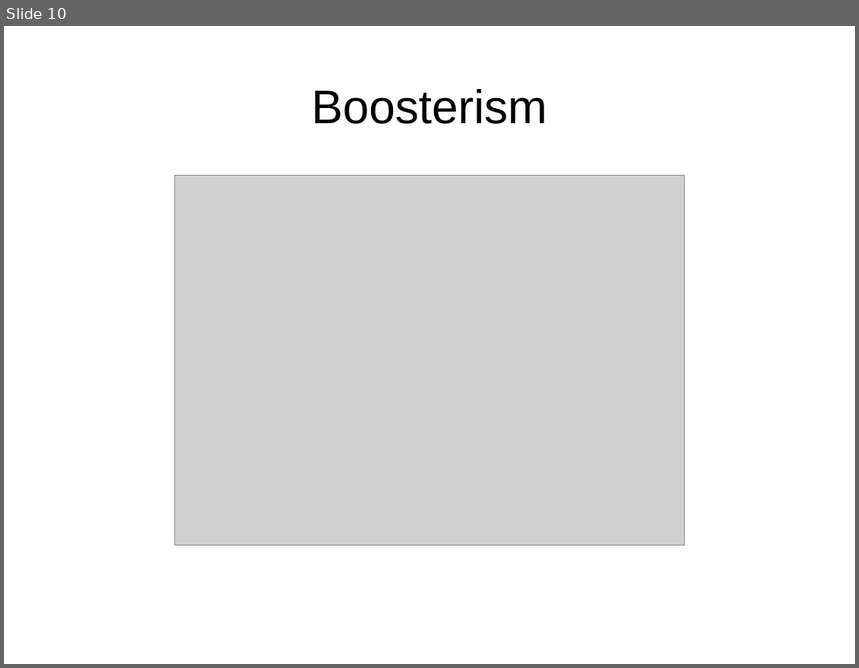
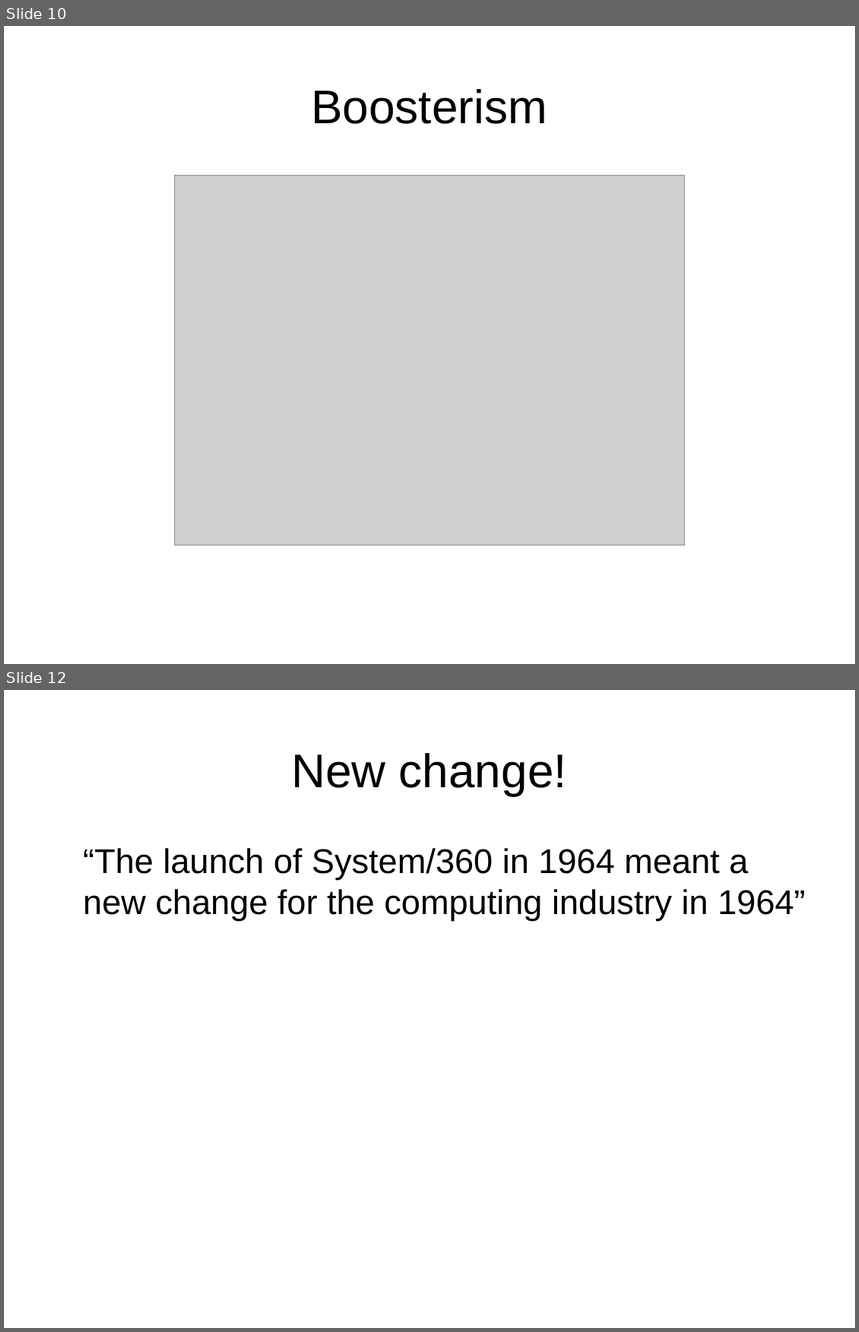
Before and after one commit to conorhoughton/COMS12303, a slide deck: 2017_18/CJH_3_Feedback/CJH_3_Feedback.odp. Shown one above the other, each under a label of ours: slide 10 before the commit, slides 10 and 12 after it; the slides between them are not shown. The pictures are 859x668 and 859x1332 pixels, drawn with LibreOffice and Linux fonts; fonts in the diff are those of the drawing; grey boxes stand for pictures. Boxes give left, top, right and bottom in pixels: in the first picture for what was removed or moved away, otherwise in the second. Text is boxed around its words. In the diff, an @@ line names an element or a change of style, - is before the commit and + after.

```diff
--- a/2017_18/CJH_3_Feedback/CJH_3_Feedback.odp
+++ b/2017_18/CJH_3_Feedback/CJH_3_Feedback.odp
@@ slide 12 added at box(4, 690, 855, 1328), background #FFFFFF @@
@@ title added at box(292, 753, 567, 796), 44 pt, text #000000 @@
+New change!
@@ text added at box(83, 848, 805, 921), 32 pt, text #000000 @@
+“The launch of System/360 in 1964 meant a new change for the computing industry in 1964”
```
Also in this commit, not shown: 3 other slides added, 1 other file.
